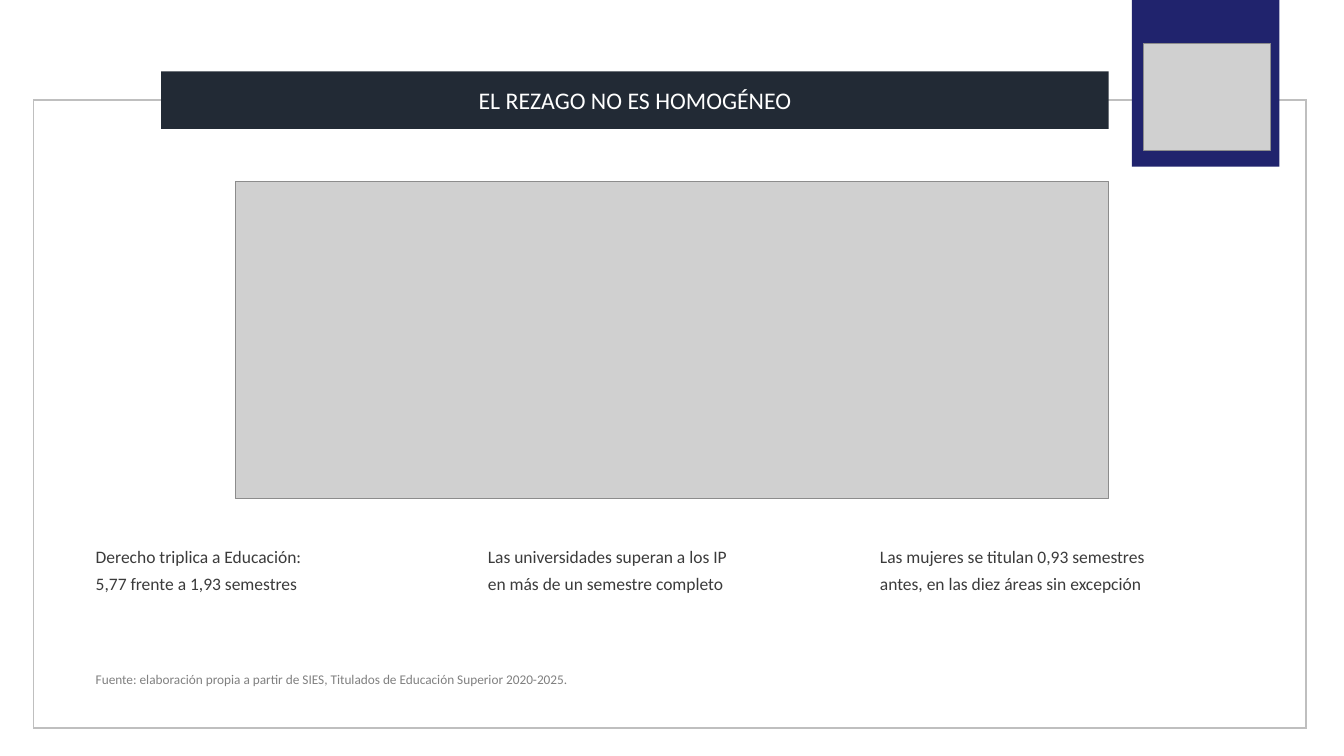
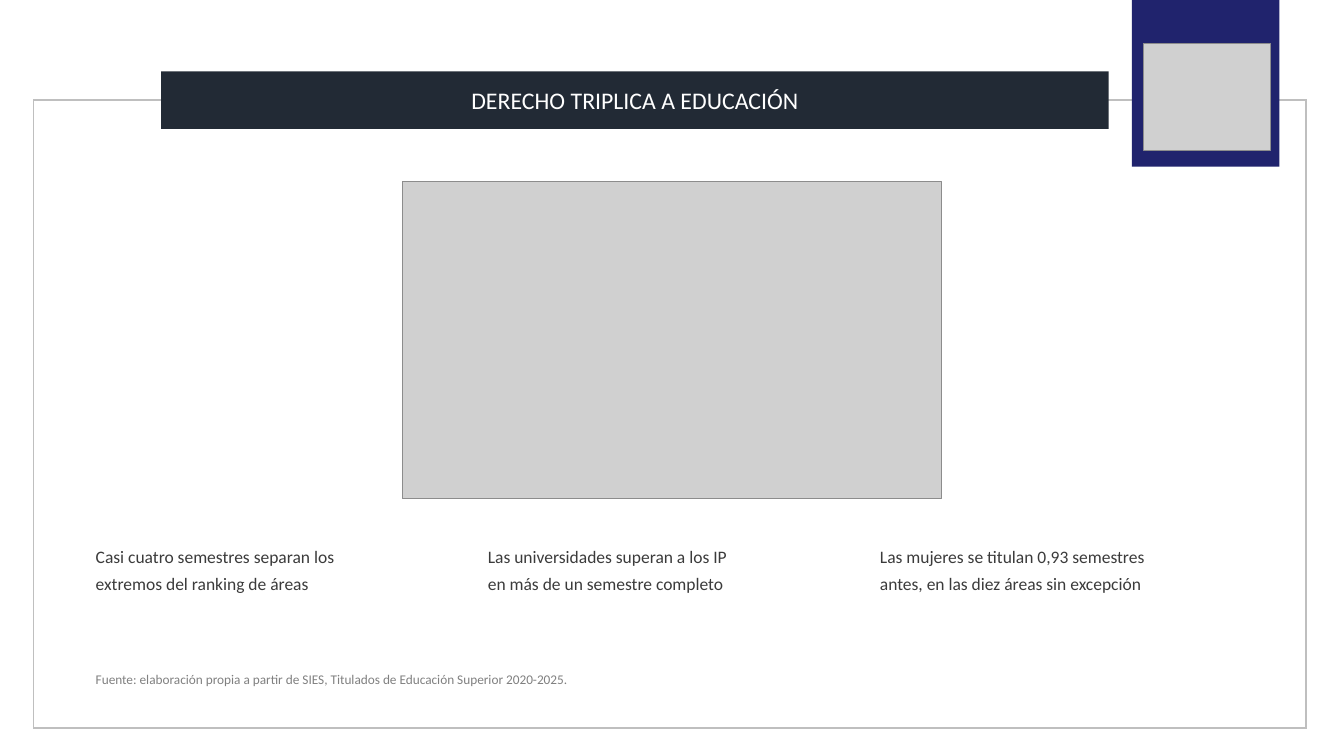
Before and after one commit to santunez75/proyecto-titulados, a slide deck: slide 5 of informe/Presentacion_Fase4_Sebastian_Antunez.pptx. Drawn at 1344x756 pixels with LibreOffice and Linux fonts; fonts in the diff are those of the drawing; grey boxes stand for pictures. Boxes give left, top, right and bottom in pixels: in the first picture for what was removed or moved away, otherwise in the second. Text is boxed around its words. In the diff, an @@ line names an element or a change of style, - is before the commit and + after.

Commit message:
docs(f4): alinea informe, figuras y presentacion con el apunte de la fase
- Informe: objetivos analiticos con su figura asignada y tabla de
  correspondencia; resultados reorganizados en torno a las tres figuras,
  cada una con sus cuatro enunciados de lectura; estratificacion de la
  brecha de genero; apartado de cortes descartados y del relato.
- Figuras renombradas (f4_fig1..fig4) con titulo-enunciado y color con
  funcion; las antiguas se eliminan del repositorio.
- Presentacion: titulos de lamina que enuncian el hallazgo y figuras
  nuevas; guion regenerado desde la misma fuente.

```diff
--- a/informe/Presentacion_Fase4_Sebastian_Antunez.pptx
+++ b/informe/Presentacion_Fase4_Sebastian_Antunez.pptx
@@ text in rectangle at <box>471,89,798,109</box>: text changed @@
-EL REZAGO NO ES HOMOGÉNEO
+DERECHO TRIPLICA A EDUCACIÓN
@@ picture: place and size @@
-picture at <box>235,181,1109,499</box>
+picture at <box>402,181,942,499</box>
@@ text at <box>96,551,334,593</box>: text changed @@
-Derecho triplica a Educación:
-5,77 frente a 1,93 semestres
+Casi cuatro semestres separan los
+extremos del ranking de áreas
```
Also in this commit, not shown: 3 other slides changed, 2 other files.
